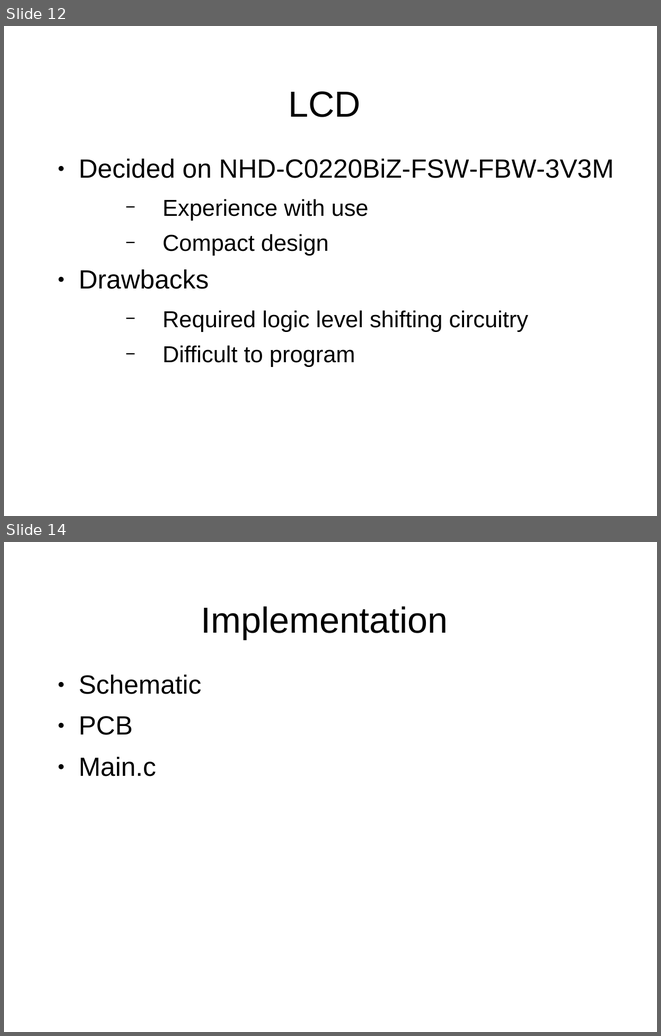
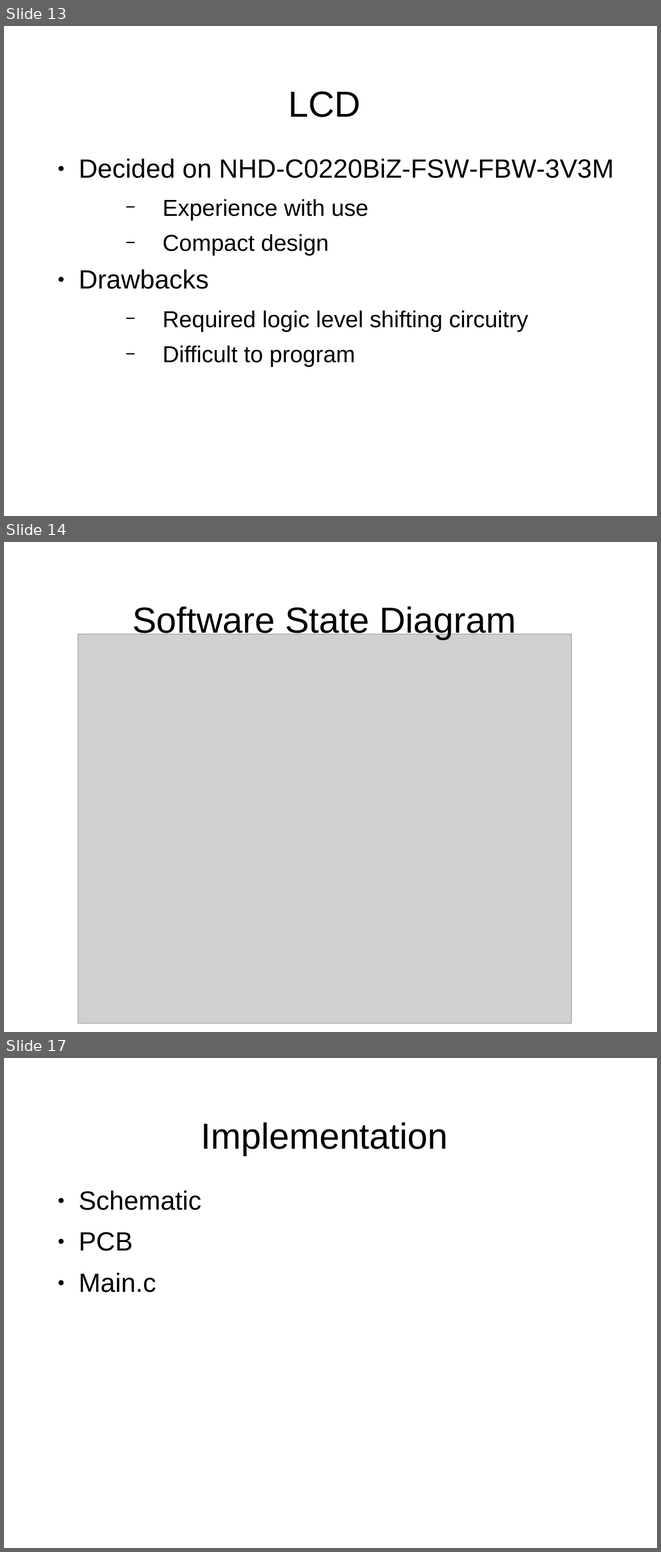
Before and after one commit to RC360Detector/RC360Detector, a slide deck: T08 - Presentation.ppt. Shown one above the other, each under a label of ours: slides 12 and 14 before the commit, slides 13, 14 and 17 after it; the slides between them are not shown. The pictures are 661x1036 and 661x1552 pixels, drawn with LibreOffice and Linux fonts; fonts in the diff are those of the drawing; grey boxes stand for pictures; background and template pictures are left out. Boxes give left, top, right and bottom in pixels: in the first picture for what was removed or moved away, otherwise in the second. Text is boxed around its words. In the diff, an @@ line names an element or a change of style, - is before the commit and + after.

```diff
--- a/T08 - Presentation.ppt
+++ b/T08 - Presentation.ppt
@@ slide 14 added at [4,542,657,1032], background picture (left out) @@
@@ title added at [132,606,516,640], 44 pt, text #000000 @@
+Software State Diagram
@@ picture added at [78,634,572,1023] @@
@@ what was slide 12 is now slide 13 @@
@@ what was slide 14 is now slide 17 @@
```
Also in this commit, not shown: 9 slides changed, 5 other slides added, 3 slides removed.
